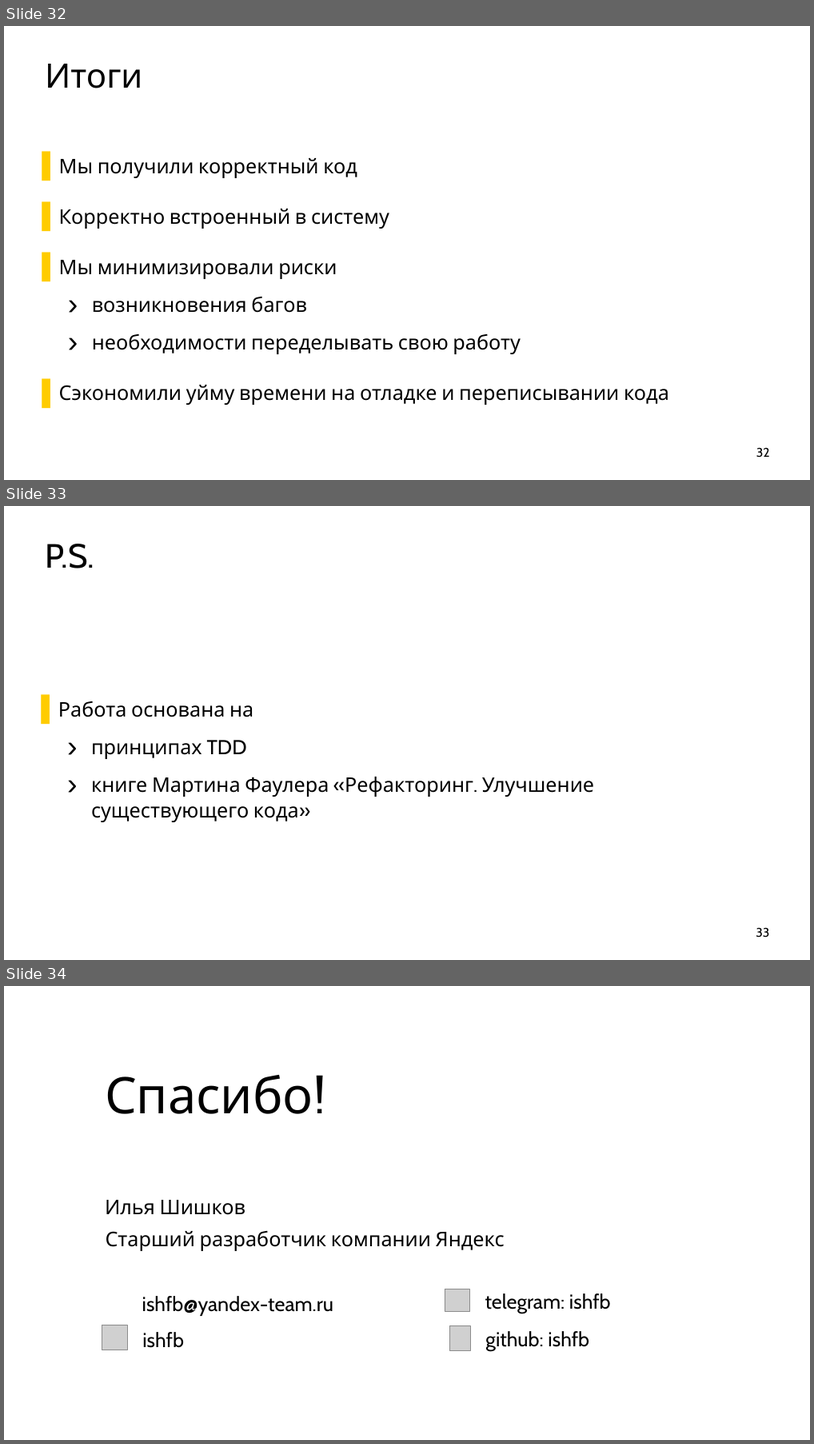
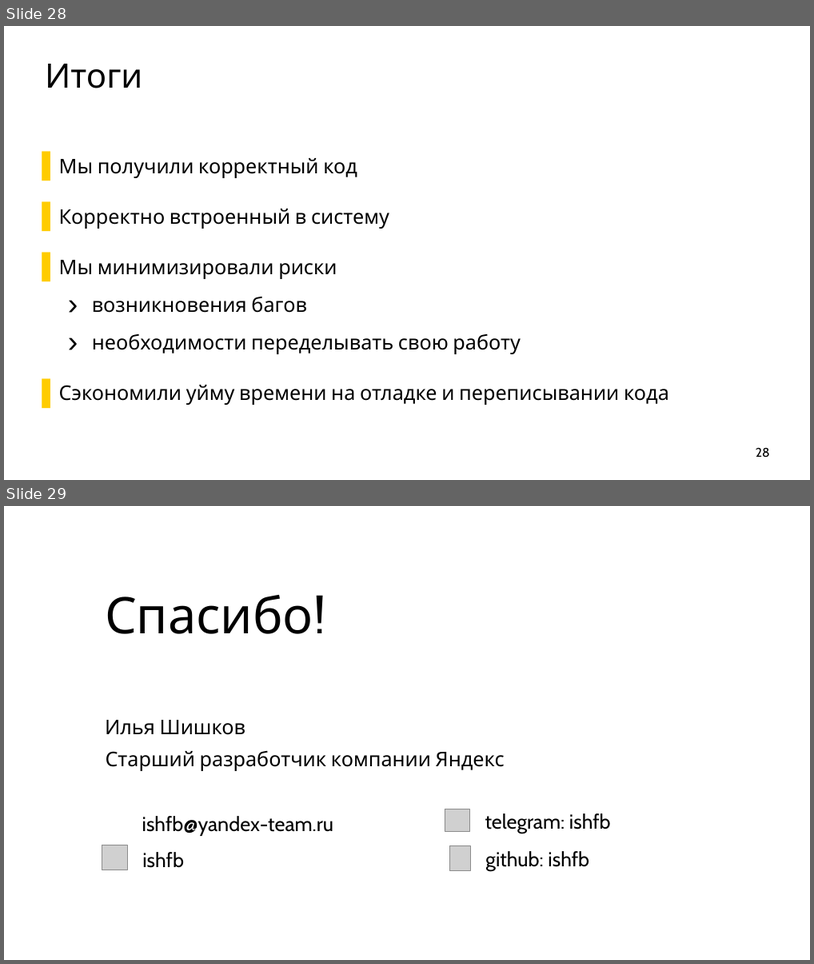
Before and after one commit to ishfb/secr2017, a slide deck: slides.pptx. Shown one above the other, each under a label of ours: slides 32, 33 and 34 before the commit, slides 28 and 29 after it. The pictures are 814x1444 and 814x964 pixels, drawn with LibreOffice and Linux fonts; fonts in the diff are those of the drawing; grey boxes stand for pictures; background and template pictures are left out. Boxes give left, top, right and bottom in pixels: in the first picture for what was removed or moved away, otherwise in the second. Text is boxed around its words. In the diff, an @@ line names an element or a change of style, - is before the commit and + after.

```diff
--- a/slides.pptx
+++ b/slides.pptx
@@ slide 33 removed at (4, 506, 810, 960), background #FFFFFF @@
@@ title removed at (45, 544, 94, 568) @@
-P.S.
@@ text removed at (58, 701, 594, 822) @@
-  ▌ Работа основана на
-    › принципах TDD
-    › книге Мартина Фаулера «Рефакторинг. Улучшение существующего кода»
@@ page number removed at (756, 927, 770, 937) @@
-33
@@ what was slide 32 is now slide 28 @@
@@ page number at (756, 447, 770, 457): text changed @@
-32
+28
@@ what was slide 34 is now slide 29 @@
```
Also in this commit, not shown: 2 slides changed, 4 other slides removed, 1 other file.
